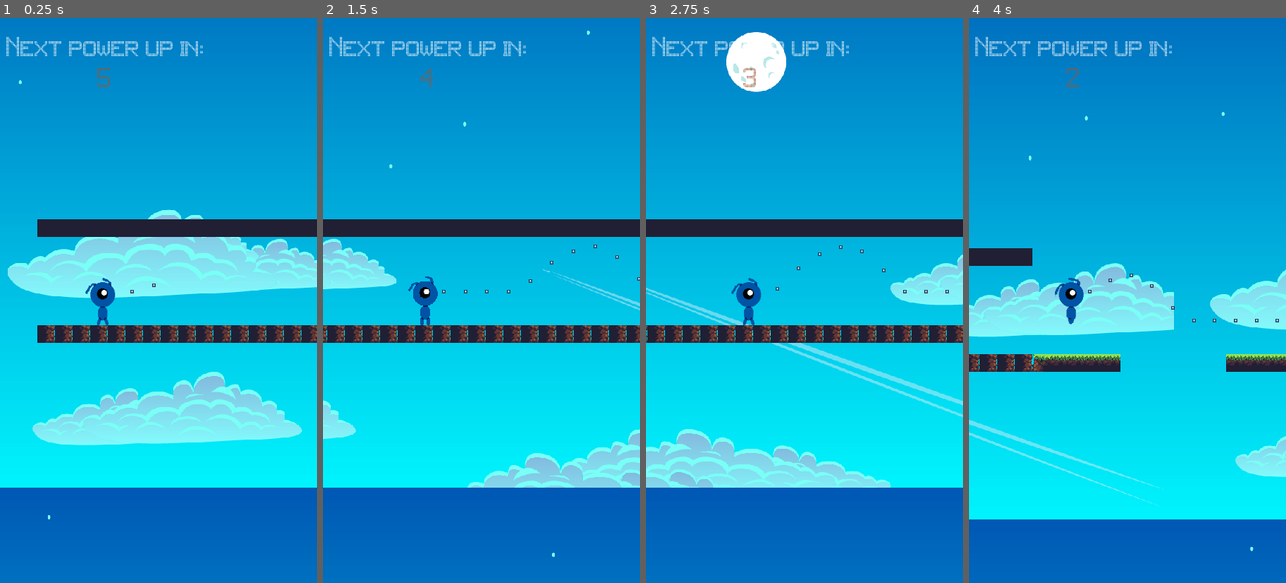
Above: before the commit, frames 1-4 (left to right).
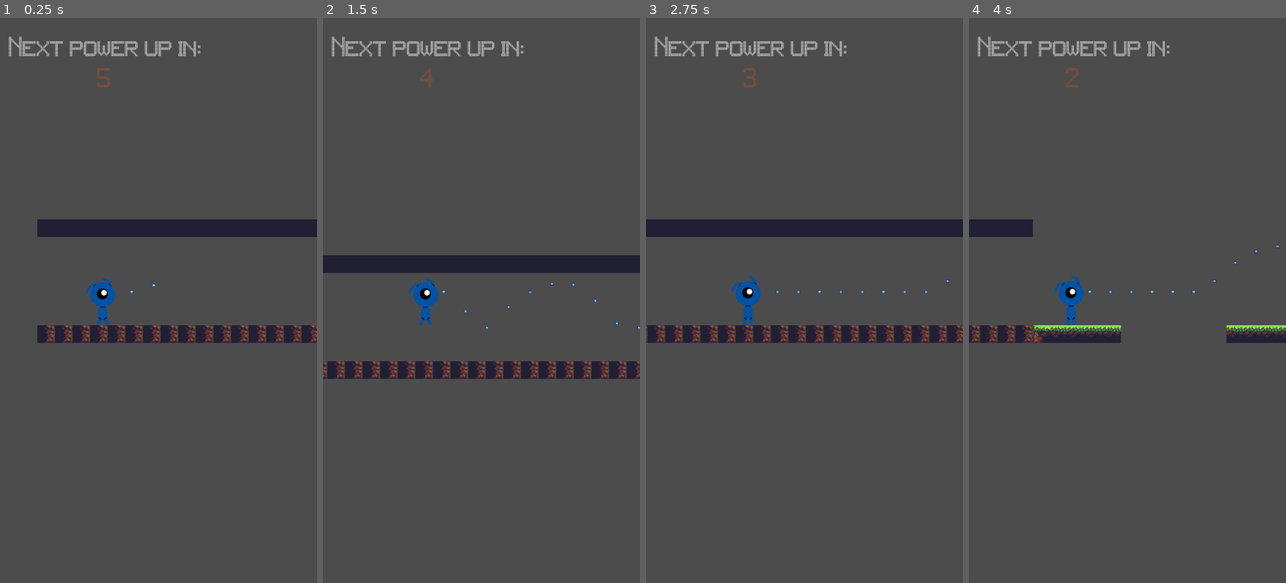
Above: after the commit, the same moments.

Repository: Rileydevlab/Platformgame-9bfa491d5ac16dc9b1c8cc8b83aed2f052f0a1d2
Game: Godot game, scene res://Tscn/World.tscn
The game is run twice, just before and just after one commit, with the same random seed, the same clock (stepped at 60 frames per second) and the same inputs. The engine's default icon, where the game draws it, is replaced by a stand-in: a white triangle on a blue panel in a dark square.
Inputs (mouse positions are in pixels of both pictures, inside the frame that each line leads up to):
- Up to frame 1 (0.25 s): no input
- Up to frame 2 (1.5 s): move the mouse to (551, 272) at 0.52 s; hold Up (ui_up) 0.53-1.25 s; click (551, 272) at 0.67 s; drag from (418, 328) to (465, 413) at 1.27 s
- Up to frame 3 (2.75 s): move the mouse to (836, 176) at 2.02 s; tap Up (ui_up) at 2.1 s
- Up to frame 4 (4 s): drag from (1111, 413) to (1032, 215) at 2.77 s; move the mouse to (1222, 385) at 3.52 s; hold Up (ui_up) from 3.53 s (still down)

The runs differ from the first frame. In frame 1, 94% of the frame differs, in the area x 0-100%, y 0-100%; in frame 2, 100%; in frame 3, 94%; in frame 4, 100%.

Commit message:
Fixedpowersup and added touchscreen

Diff:
--- a/Script/Player.gd
+++ b/Script/Player.gd
@@ -9,6 +9,8 @@
 var doublejump = false
 var powerupon = false
 var powerupcount = false
+var powerup = 0
+var powerupset = 0
 var bullet = preload("res://Tscn/Bullet.tscn")
 signal collided
 onready var timer = get_node("bullettimer")
@@ -16,7 +18,7 @@
 func _ready():
 	timer.connect("timeout", self, "_on_Timer_timeout")
 func _physics_process(delta):
-	print("X",motion.x)
+	#print("X",motion.x)
 	#print("Y",motion.y)
 	if timeron == false:
 		timeron = true
@@ -24,46 +26,31 @@
 	var friction = false
 	$Sprite.flip_h = false
 	$Sprite.play("run")
-	if global.startspeed == true:
+	if startspeed == true:
 		motion.x = 350
-		global.startspeed = false
-	if global.powerup == 0:
-		powerupcount = false
+		startspeed = false
+	if powerup == 0:
 		motion.y += GRAVITY
-		motion.x += .1
-	if global.powerup == 1:
-		if powerupcount == false:
-			powerupon = true
+		if motion.x < 600:
+			motion.x += .1
+	if powerup == 1:
 		motion.y += 17
-	if global.powerup == 1 && powerupon == true:
-		powerupcount = true
-		motion.x = 500
-		powerupon = false
-	if global.powerup == 2:
-		if powerupcount == false:
-			powerupon = true
+		if motion.x < 600:
+			motion.x += .3
+		#motion.x = 500
+	if powerup == 2:
 		motion.y += GRAVITY
-	if global.powerup == 2 && powerupon == true:
-		powerupcount = true
-		motion.x = 300
-		powerupon = false
-	if global.powerup == 3:
-		if powerupcount == false:
-			powerupon = true
+		if motion.x > 300:
+			motion.x -= .3
+		#motion.x = 300
+	if powerup == 3:
 		motion.y += 15
-	if global.powerup == 3 && powerupon == true:
-		powerupcount = true
-		motion.x = 400
-		powerupon = false
+		motion.x += 0
+		#motion.x = 400
 	if motion.x < 300:
-		global.powerup = 0
-		global.startspeed = true
 		get_tree().reload_current_scene()
 		print("restart")
-		pass
 	if motion.y > 2000:
-		global.powerup = 0
-		global.startspeed = true
 		get_tree().reload_current_scene()
 		print("restart")
 		pass
@@ -71,13 +58,6 @@
 		var collision = get_slide_collision(i)
 		if collision:
 			emit_signal('collided', collision)
-	if Input.is_action_just_pressed("ui_up"):
-			if is_on_floor():
-				motion.y = JUMP_HEIGHT
-				doublejump = false
-			if is_on_floor() == false && doublejump == false:
-				motion.y = JUMP_HEIGHT
-				doublejump = true
 	if is_on_floor():
 		if friction == true:
 			motion.x = lerp(motion.x, 0, 0.2)
@@ -97,3 +77,17 @@
 	var bulletinstance = bullet.instance()
 	bulletinstance.start($Muzzle.global_position, rotation)
 	get_parent().add_child(bulletinstance)
+
+func _input(event):
+	if event is InputEventScreenTouch:
+		if event.is_pressed():
+			if is_on_floor():
+				motion.y = JUMP_HEIGHT
+				doublejump = false
+			if is_on_floor() == false && doublejump == false:
+				motion.y = JUMP_HEIGHT
+				doublejump = true
+func _on_poweruprandomizer_powerup(value):
+	#print("yes")
+	#print(value)
+	powerup = value
--- a/Script/Poweruprandomizer.gd
+++ b/Script/Poweruprandomizer.gd
@@ -3,6 +3,8 @@
 onready var timer = get_node("Timer")
 var timerstart = false
 var time = 0
+var powerupone = 0
+signal powerup(value)
 
 func _ready():
 	timer.connect("timeout", self, "_on_Timer_timeout")
@@ -54,11 +56,16 @@
 			powerupnumber = 2
 		if poweruptext == "Jump!":
 			powerupnumber = 3
-		global.powerup = powerupnumber
+		powerupone = powerupnumber
+		sendpowerup()
 	if time == 15:
-		global.powerup = 0
-		global.startspeed = true
+		powerupone = 0
 		time = time - 15
+		sendpowerup()
 func _on_Timer_timeout():
 	time = time + 1
 	timerstart = false
+func sendpowerup():
+	#print(powerupone)
+	#print(powerupone)
+	emit_signal("powerup", powerupone)
--- a/Script/Poweruptimer.gd
+++ b/Script/Poweruptimer.gd
@@ -1,5 +1,4 @@
 extends Label
-
 onready var timer = get_node("Timer")
 var timerstart = false
 var time = 0
--- a/Tscn/Player.tscn
+++ b/Tscn/Player.tscn
@@ -21,14 +21,14 @@
 "name": "run",
 "speed": 10.0
 }, {
+"frames": [ ExtResource( 5 ) ],
+"loop": true,
+"name": "fall",
+"speed": 5.0
+}, {
 "frames": [ ExtResource( 4 ) ],
 "loop": true,
 "name": "jump",
-"speed": 5.0
-}, {
-"frames": [ ExtResource( 5 ) ],
-"loop": true,
-"name": "fall",
 "speed": 5.0
 } ]
 
@@ -57,6 +57,7 @@
 [node name="Sprite" type="AnimatedSprite" parent="."]
 frames = SubResource( 1 )
 animation = "run"
+frame = 2
 playing = true
 
 [node name="CollisionShape2D" type="CollisionShape2D" parent="."]
@@ -110,3 +111,4 @@
 
 [node name="Timer" type="Timer" parent="Timeforpowerup"]
 one_shot = true
+[connection signal="powerup" from="poweruprandomizer" to="." method="_on_poweruprandomizer_powerup"]
--- a/Tscn/World.tscn
+++ b/Tscn/World.tscn
@@ -21,6 +21,11 @@
 0/tile_mode = 0
 0/occluder_offset = Vector2( 0, 0 )
 0/navigation_offset = Vector2( 0, 0 )
+0/shape_offset = Vector2( 16, 16 )
+0/shape_transform = Transform2D( 1, 0, 0, 1, 16, 16 )
+0/shape = SubResource( 1 )
+0/shape_one_way = false
+0/shape_one_way_margin = 1.0
 0/shapes = [ {
 "autotile_coord": Vector2( 0, 0 ),
 "one_way": false,
@@ -37,6 +42,11 @@
 1/tile_mode = 0
 1/occluder_offset = Vector2( 0, 0 )
 1/navigation_offset = Vector2( 0, 0 )
+1/shape_offset = Vector2( 16, 16 )
+1/shape_transform = Transform2D( 1, 0, 0, 1, 16, 16 )
+1/shape = SubResource( 1 )
+1/shape_one_way = false
+1/shape_one_way_margin = 1.0
 1/shapes = [ {
 "autotile_coord": Vector2( 0, 0 ),
 "one_way": false,
@@ -53,6 +63,11 @@
 2/tile_mode = 0
 2/occluder_offset = Vector2( 0, 0 )
 2/navigation_offset = Vector2( 0, 0 )
+2/shape_offset = Vector2( 16, 16 )
+2/shape_transform = Transform2D( 1, 0, 0, 1, 16, 16 )
+2/shape = SubResource( 1 )
+2/shape_one_way = false
+2/shape_one_way_margin = 1.0
 2/shapes = [ {
 "autotile_coord": Vector2( 0, 0 ),
 "one_way": false,
@@ -69,6 +84,11 @@
 3/tile_mode = 0
 3/occluder_offset = Vector2( 0, 0 )
 3/navigation_offset = Vector2( 0, 0 )
+3/shape_offset = Vector2( 16, 16 )
+3/shape_transform = Transform2D( 1, 0, 0, 1, 16, 16 )
+3/shape = SubResource( 1 )
+3/shape_one_way = false
+3/shape_one_way_margin = 1.0
 3/shapes = [ {
 "autotile_coord": Vector2( 0, 0 ),
 "one_way": false,
@@ -85,6 +105,11 @@
 4/tile_mode = 0
 4/occluder_offset = Vector2( 0, 0 )
 4/navigation_offset = Vector2( 0, 0 )
+4/shape_offset = Vector2( 16, 16 )
+4/shape_transform = Transform2D( 1, 0, 0, 1, 16, 16 )
+4/shape = SubResource( 1 )
+4/shape_one_way = false
+4/shape_one_way_margin = 1.0
 4/shapes = [ {
 "autotile_coord": Vector2( 0, 0 ),
 "one_way": false,
@@ -101,6 +126,11 @@
 5/tile_mode = 0
 5/occluder_offset = Vector2( 0, 0 )
 5/navigation_offset = Vector2( 0, 0 )
+5/shape_offset = Vector2( 16, 16 )
+5/shape_transform = Transform2D( 1, 0, 0, 1, 16, 16 )
+5/shape = SubResource( 1 )
+5/shape_one_way = false
+5/shape_one_way_margin = 1.0
 5/shapes = [ {
 "autotile_coord": Vector2( 0, 0 ),
 "one_way": false,
@@ -117,6 +147,11 @@
 6/tile_mode = 0
 6/occluder_offset = Vector2( 0, 0 )
 6/navigation_offset = Vector2( 0, 0 )
+6/shape_offset = Vector2( 16, 16 )
+6/shape_transform = Transform2D( 1, 0, 0, 1, 16, 16 )
+6/shape = SubResource( 1 )
+6/shape_one_way = false
+6/shape_one_way_margin = 1.0
 6/shapes = [ {
 "autotile_coord": Vector2( 0, 0 ),
 "one_way": false,
@@ -133,6 +168,11 @@
 7/tile_mode = 0
 7/occluder_offset = Vector2( 0, 0 )
 7/navigation_offset = Vector2( 0, 0 )
+7/shape_offset = Vector2( 16, 16 )
+7/shape_transform = Transform2D( 1, 0, 0, 1, 16, 16 )
+7/shape = SubResource( 1 )
+7/shape_one_way = false
+7/shape_one_way_margin = 1.0
 7/shapes = [ {
 "autotile_coord": Vector2( 0, 0 ),
 "one_way": false,
@@ -149,6 +189,11 @@
 8/tile_mode = 0
 8/occluder_offset = Vector2( 0, 0 )
 8/navigation_offset = Vector2( 0, 0 )
+8/shape_offset = Vector2( 16, 16 )
+8/shape_transform = Transform2D( 1, 0, 0, 1, 16, 16 )
+8/shape = SubResource( 1 )
+8/shape_one_way = false
+8/shape_one_way_margin = 1.0
 8/shapes = [ {
 "autotile_coord": Vector2( 0, 0 ),
 "one_way": false,
@@ -164,10 +209,12 @@
 follow_viewport_enable = true
 
 [node name="ParallaxLayer" type="ParallaxLayer" parent="ParallaxBackground"]
+visible = false
 position = Vector2( 600, 37 )
 motion_scale = Vector2( 0.1, 0.1 )
 
 [node name="Background" type="Sprite" parent="ParallaxBackground/ParallaxLayer"]
+visible = false
 show_behind_parent = true
 position = Vector2( -987.143, -3498.81 )
 texture = ExtResource( 7 )
--- a/project.godot
+++ b/project.godot
@@ -19,19 +19,13 @@
 run/main_scene="res://Tscn/World.tscn"
 config/icon="res://Sprites/icon.png"
 
-[autoload]
-
-global="*res://Script/global.gd"
-
 [display]
 
 window/size/width=576
 window/size/height=1024
-window/size/test_width=288
-window/size/test_height=512
+window/size/resizable=false
 window/handheld/orientation="portrait"
-window/stretch/mode="2d"
-window/stretch/aspect="keep_width"
+window/stretch/mode="viewport"
 
 [input_devices]
 
